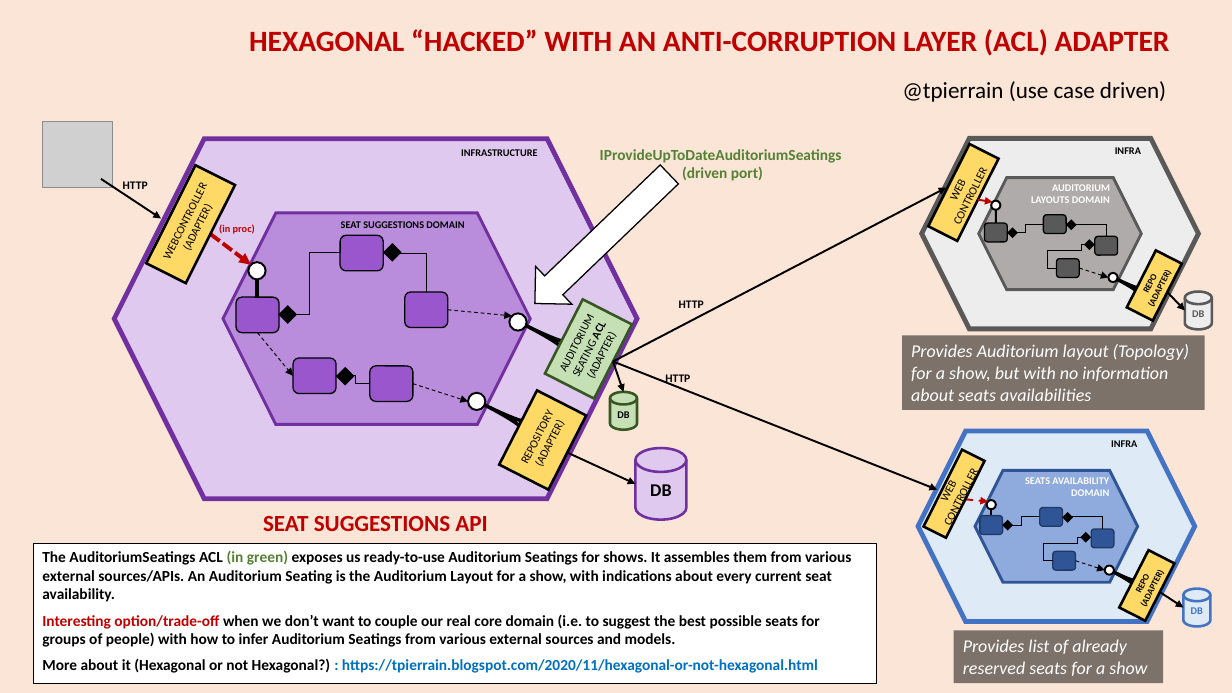
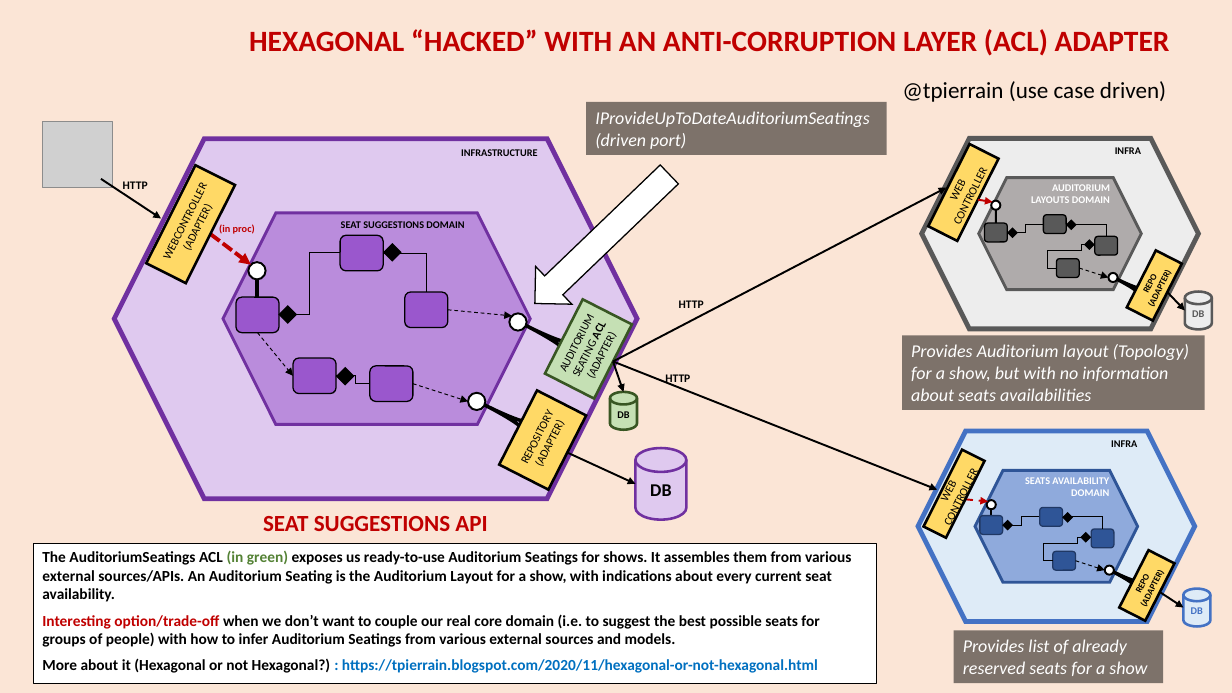
Before and after one commit to tpierrain/talk-hexagonal-and-beyond, a slide deck: slide 12 of HexagonalAndBeyond.pptx (slide 8 before the commit). Drawn at 1232x693 pixels with LibreOffice and Linux fonts; fonts in the diff are those of the drawing; grey boxes stand for pictures; background and template pictures are left out. Boxes give left, top, right and bottom in pixels: in the first picture for what was removed or moved away, otherwise in the second. Text is boxed around its words. In the diff, an @@ line names an element or a change of style, - is before the commit and + after.

```diff
--- a/HexagonalAndBeyond.pptx
+++ b/HexagonalAndBeyond.pptx
@@ rectangle "IProvideUpToDateAuditoriumSeatings (driven port)": place and size @@
-rectangle "IProvideUpToDateAuditoriumSeatings (driven port)" at (600,149,842,181)
+rectangle "IProvideUpToDateAuditoriumSeatings (driven port)" at (586,102,886,154)
@@ rectangle "IProvideUpToDateAuditoriumSeatings (driven port)" at (586,102,886,154): size 12 to 14 pt, text colour #548235 to #FFFFFF, bold off, italic on; alignment centre to left; fill none to #000000 at 50% opacity @@
```
Also in this commit, not shown: 3 other slides changed, 9 slides added, 3 slides removed, 1 other file.
